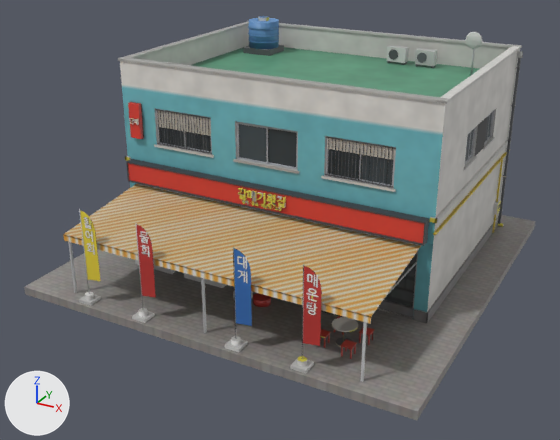
An edit to the FBX model cs2_ilsan/CS2Assets/IlsanHoetjip03/IlsanHoetjip03.fbx, drawn before and after from the same camera.
Camera for both pictures: a 50 mm camera at (13.4, -26.3, 14.4) aimed at (-0.3, -1.3, 1.9). Arrows for +X, +Y and +Z are at lower left; the lights stay in place. The picture after the commit comes second. Where no turn or scale is listed for an object, it has been applied to the vertices.

In view in the first picture: 'IlsanHoetjip03'.
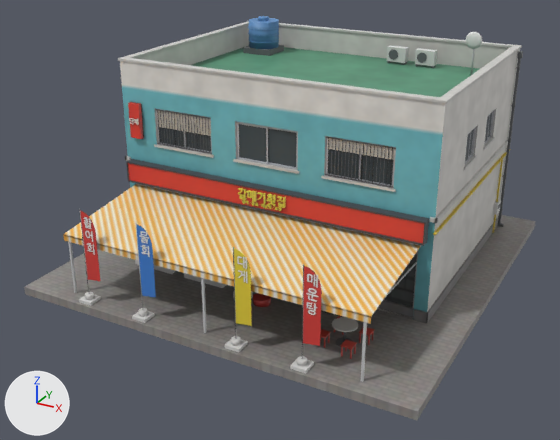
Location of each change, (x1, y1, x2, y2) in pixels of the pictures (560 x 440 px):
part 1 of me_ilsanhoetjip03, reshaped
    before: (239, 192, 283, 209)
    after: (238, 188, 284, 211)
part 2 of me_ilsanhoetjip03, reshaped
    before: (83, 220, 149, 253)
    after: (83, 217, 149, 254)
part 3 of me_ilsanhoetjip03, reshaped
    before: (308, 275, 317, 314)
    after: (307, 274, 318, 315)
part 4 of me_ilsanhoetjip03, reshaped
    before: (239, 257, 244, 277)
    after: (237, 256, 247, 277)
part 5 of me_ilsanhoetjip03, surface changed
    both: (64, 16, 523, 373)

The change in detail:
me_ilsanhoetjip03 is used by ob_ilsanhoetjip03; location (0.0, 0.0, 0.0).
me_ilsanhoetjip03 had 14908 vertices, 22697 faces and spanned x -7.9..7.9, y -7.9..8.0, z -0.3..8.8.
me_ilsanhoetjip03 now has 20060 vertices, 30425 faces and spans x -7.9..7.9, y -7.9..8.0, z -0.3..8.8.
me_ilsanhoetjip03 part 1: 500 vertices moved within x -0.9..0.9, y -3.4..-3.3, z 3.3..3.9; 2668 vertices added at x -1.0..1.0, y -3.4..-3.3, z 3.3..3.9.
me_ilsanhoetjip03 part 2: 395 vertices moved within x -4.8..-2.0, y -7.6..-7.5, z 2.1..3.4; 1156 vertices added at x -4.9..-2.0, y -7.6..-7.5, z 2.1..3.5.
me_ilsanhoetjip03 part 3: 161 vertices moved within x 4.1..4.4, y -7.6..-7.5, z 2.1..3.5; 556 vertices added at x 4.0..4.4, y -7.6..-7.5, z 2.1..3.5.
me_ilsanhoetjip03 part 4: 38 vertices moved within x 1.6..1.8, y -7.6..-7.5, z 2.7..3.5; 224 vertices added at x 1.5..1.9, y -7.6..-7.5, z 2.6..3.5.
me_ilsanhoetjip03 part 5: 9912 kept faces spanning x -7.9..7.9, y -7.9..8.0, z -0.3..8.8 get new texture (UV) coordinates.
Other edits to the shape of me_ilsanhoetjip03 do not show in these pictures.
